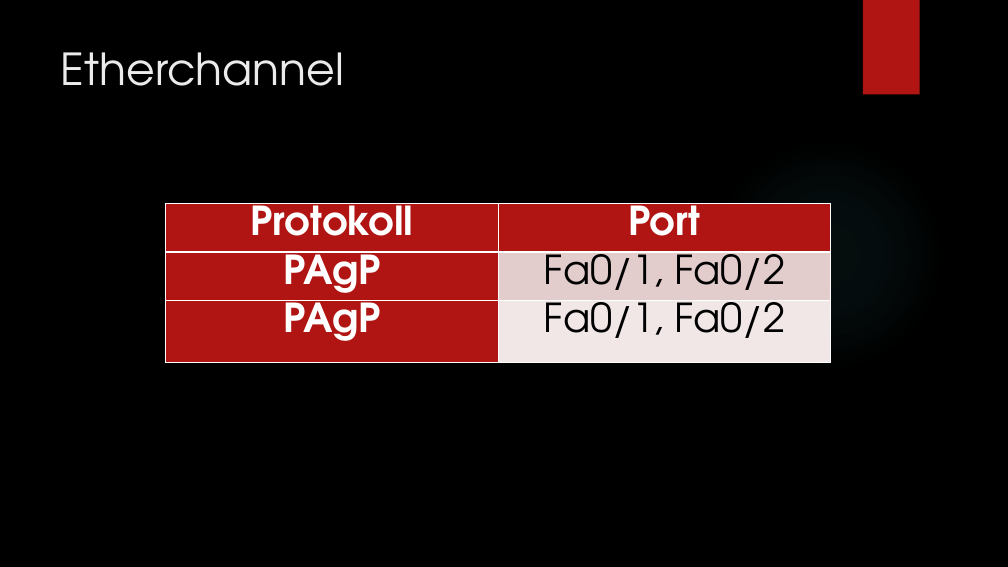
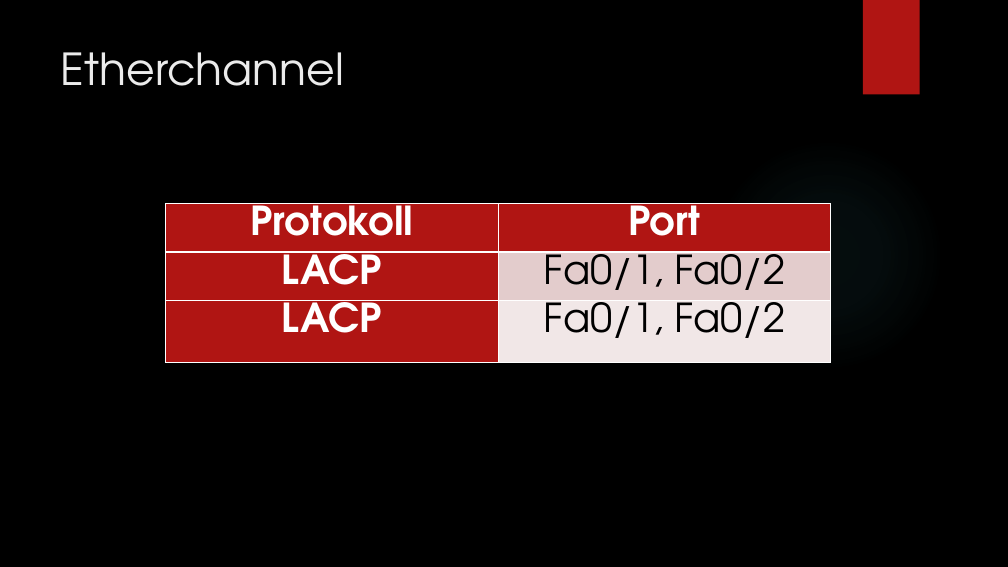
Before and after one commit to LajkaK2006/BorsodNet, a slide deck: slide 5 of Tacos KFT.pptx. Drawn at 1008x567 pixels with LibreOffice and Linux fonts; fonts in the diff are those of the drawing; background and template pictures are left out. Boxes give left, top, right and bottom in pixels: in the first picture for what was removed or moved away, otherwise in the second. Text is boxed around its words. In the diff, an @@ line names an element or a change of style, - is before the commit and + after.

```diff
--- a/Tacos KFT.pptx
+++ b/Tacos KFT.pptx
@@ table at (166, 204, 831, 364) @@
-row 2, column 1: PAgP
+row 2, column 1: LACP
-row 3, column 1: PAgP
+row 3, column 1: LACP
```
Also in this commit, not shown: 4 other slides changed, 6 slides added, 2 slides removed, 1 other file.
